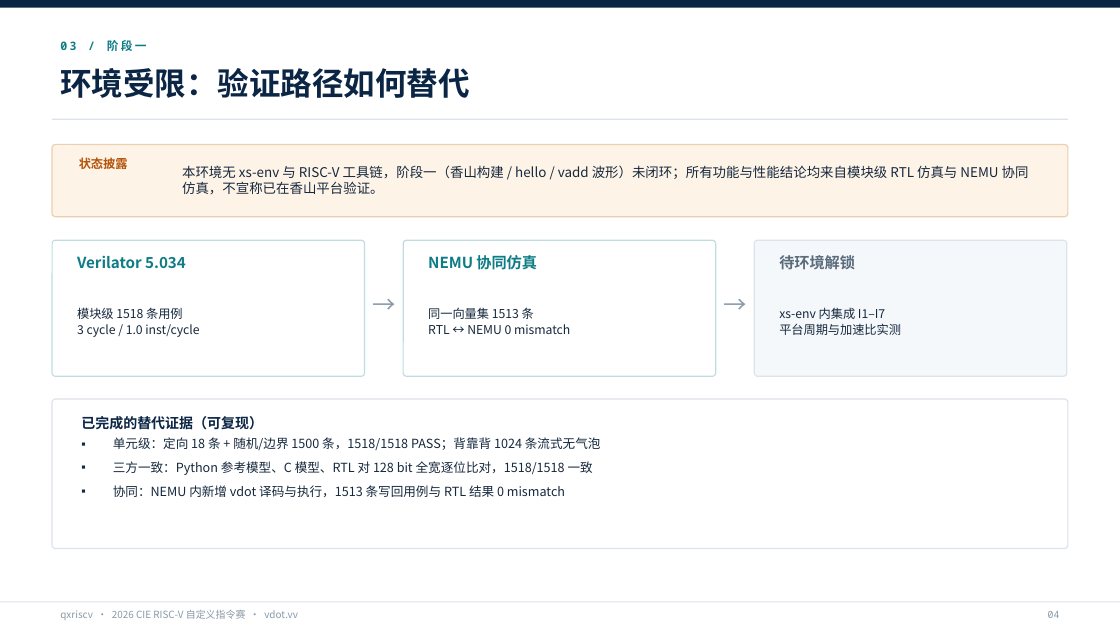
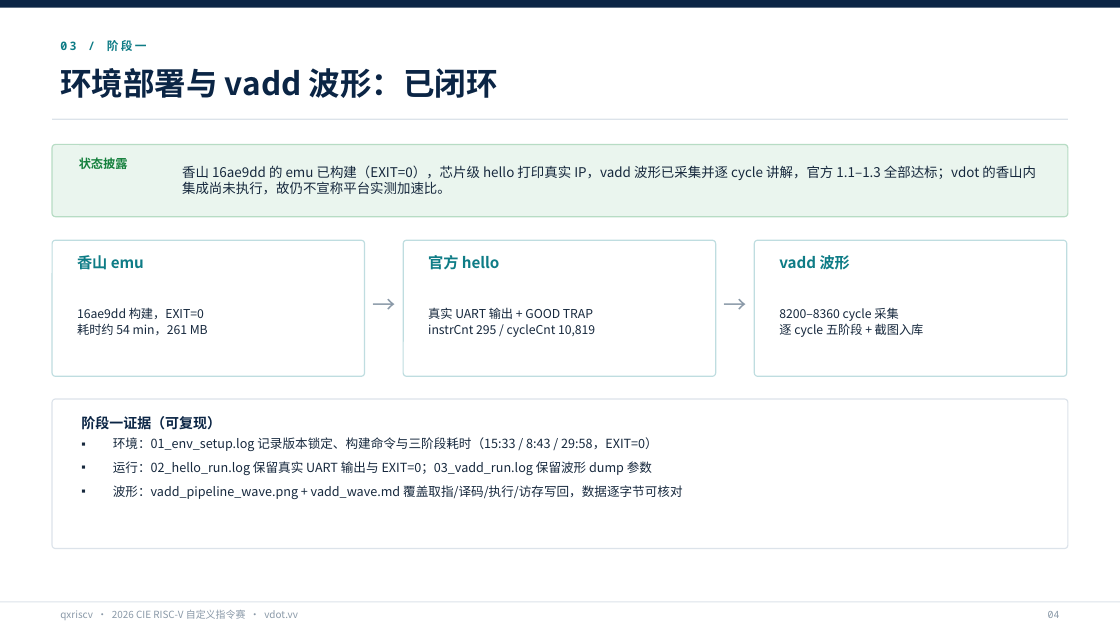
Before and after one commit to itongxiaojun/cie2026-qxriscv-xiangshan-vdot, a slide deck: slide 4 of docs/submission/qxriscv-vdot-2026CIE.pptx. Drawn at 1120x630 pixels with LibreOffice and Linux fonts; fonts in the diff are those of the drawing. Boxes give left, top, right and bottom in pixels: in the first picture for what was removed or moved away, otherwise in the second. Text is boxed around its words. In the diff, an @@ line names an element or a change of style, - is before the commit and + after.

Commit message:
feat(phase1): 完成香山 emu/hello/vadd 波形并统一全仓阶段状态
- 新增阶段一证据：01–04 原始日志、vadd 波形截图、逐 cycle 分析文档与波形解析脚本
- 修复裸机用例：UART THR 改为 0x40600004、nemu_trap 结束、vadd 前使能 mstatus.FS/VS
- env.md 重写为当前环境基线 + 旧机历史；PROGRESS/README/ipd/阶段二至四报告同步为阶段一闭环
- 更新提交模板与 PR 描述，按新源码重新生成答辩 PPTX

```diff
--- a/docs/submission/qxriscv-vdot-2026CIE.pptx
+++ b/docs/submission/qxriscv-vdot-2026CIE.pptx
@@ text at [60,68,498,98]: text changed @@
-环境受限：验证路径如何替代
+环境部署与 vadd 波形：已闭环
@@ rounded rectangle at [52,145,1068,217]: fill #FDF3E7 to #EAF5EE; outline #EBCFAF 1 pt to #B7DCC4 1 pt @@
@@ text "状态披露" at [79,157,128,169]: text colour #B45309 to #15803D @@
@@ text at [182,165,1036,194]: text changed @@
-本环境无 xs-env 与 RISC-V 工具链，阶段一（香山构建 / hello / vadd 波形）未闭环；所有功能与性能结论均来自模块级 RTL 仿真与 NEMU 协同仿真，不宣称已在香山平台验证。
+香山 16ae9dd 的 emu 已构建（EXIT=0），芯片级 hello 打印真实 IP，vadd 波形已采集并逐 cycle 讲解，官方 1.1–1.3 全部达标；vdot 的香山内集成尚未执行，故仍不宣称平台实测加速比。
@@ text at [77,255,144,270]: text changed @@
-Verilator 5.034
+香山 emu
@@ text at [428,255,500,270]: text changed @@
-NEMU 协同仿真
+官方 hello
@@ rounded rectangle at [755,240,1067,376]: fill #F5F8FB to #FFFFFF; outline #DCE3EA 1 pt to #BFDDE0 1 pt @@
@@ text at [779,255,850,270]: text changed; text colour #5B6B7C to #0E7C86 @@
-待环境解锁
+vadd 波形
@@ text at [77,307,208,335]: text changed @@
-模块级 1518 条用例
-3 cycle / 1.0 inst/cycle
+16ae9dd 构建，EXIT=0
+耗时约 54 min，261 MB
@@ text at [428,307,595,337]: text changed @@
-同一向量集 1513 条
-RTL ↔ NEMU 0 mismatch
+真实 UART 输出 + GOOD TRAP
+instrCnt 295 / cycleCnt 10,819
@@ text at [779,308,924,337]: text changed @@
-xs-env 内集成 I1–I7
-平台周期与加速比实测
+8200–8360 cycle 采集
+逐 cycle 五阶段 + 截图入库
@@ text at [81,416,221,430]: text changed @@
-已完成的替代证据（可复现）
+阶段一证据（可复现）
@@ text at [113,437,682,499]: text changed @@
-▪ 单元级：定向 18 条 + 随机/边界 1500 条，1518/1518 PASS；背靠背 1024 条流式无气泡
-▪ 三方一致：Python 参考模型、C 模型、RTL 对 128 bit 全宽逐位比对，1518/1518 一致
-▪ 协同：NEMU 内新增 vdot 译码与执行，1513 条写回用例与 RTL 结果 0 mismatch
+▪ 环境：01_env_setup.log 记录版本锁定、构建命令与三阶段耗时（15:33 / 8:43 / 29:58，EXIT=0）
+▪ 运行：02_hello_run.log 保留真实 UART 输出与 EXIT=0；03_vadd_run.log 保留波形 dump 参数
+▪ 波形：vadd_pipeline_wave.png + vadd_wave.md 覆盖取指/译码/执行/访存写回，数据逐字节可核对
```
Also in this commit, not shown: 4 other slides changed, 29 other files.
